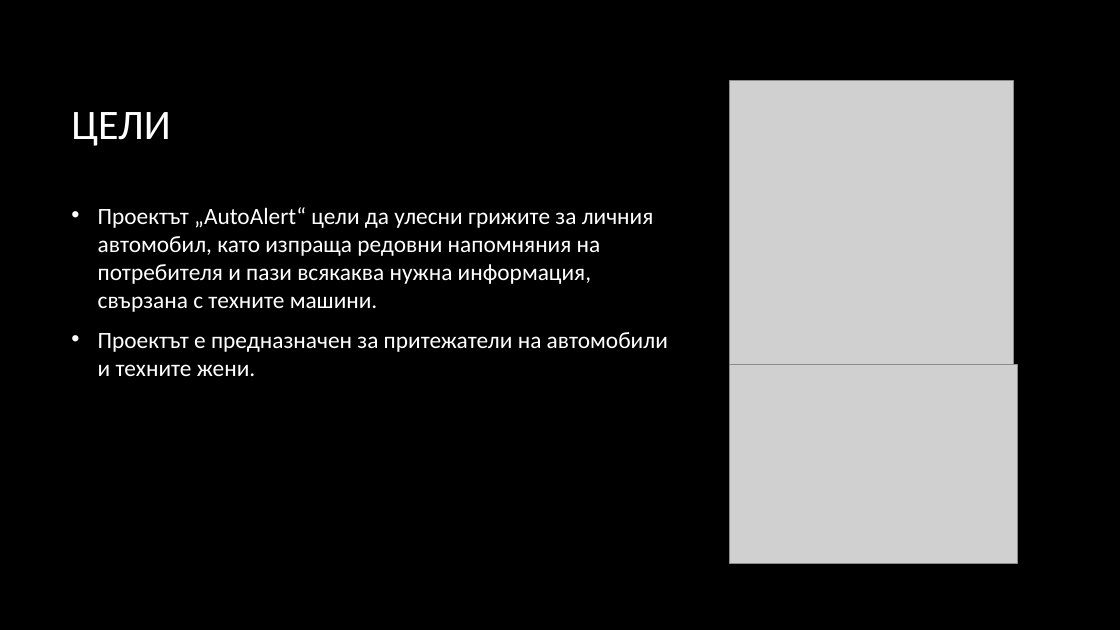
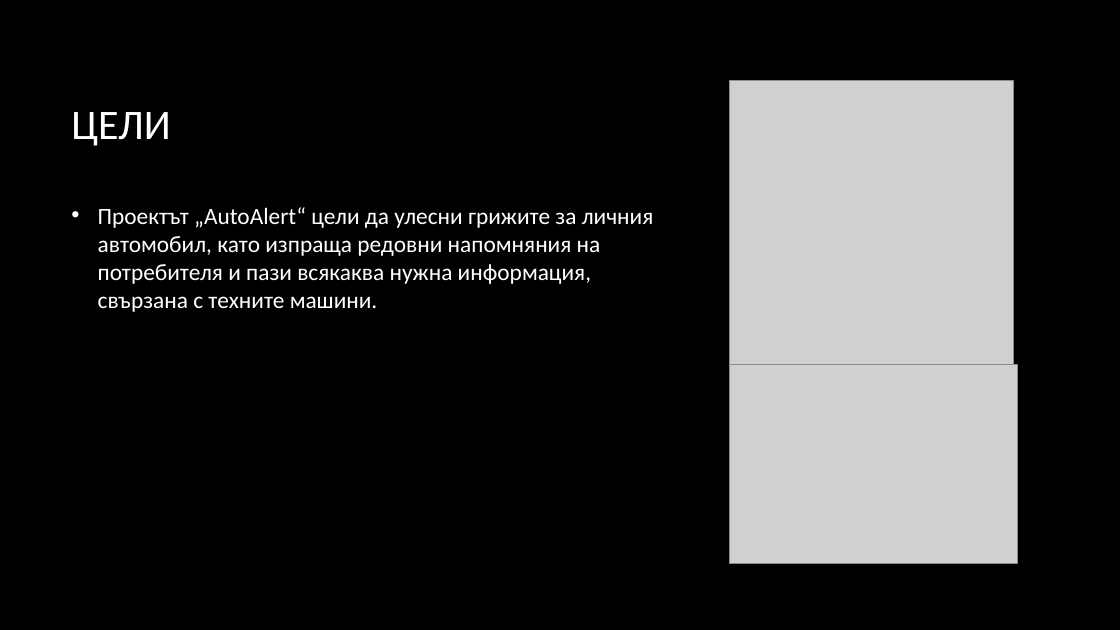
Before and after one commit to EmilDol/2023-24-project-olimpiada, a slide deck: slide 2 of src/AutoAlert/Documentation/9.pptx. Drawn at 1120x630 pixels with LibreOffice and Linux fonts; fonts in the diff are those of the drawing; grey boxes stand for pictures; background and template pictures are left out. Boxes give left, top, right and bottom in pixels: in the first picture for what was removed or moved away, otherwise in the second. Text is boxed around its words. In the diff, an @@ line names an element or a change of style, - is before the commit and + after.

```diff
--- a/src/AutoAlert/Documentation/9.pptx
+++ b/src/AutoAlert/Documentation/9.pptx
@@ text at box(98, 332, 668, 376): paragraph removed @@
-• Проектът е предназначен за притежатели на автомобили и техните жени.
```
Also in this commit, not shown: 1 other file.
